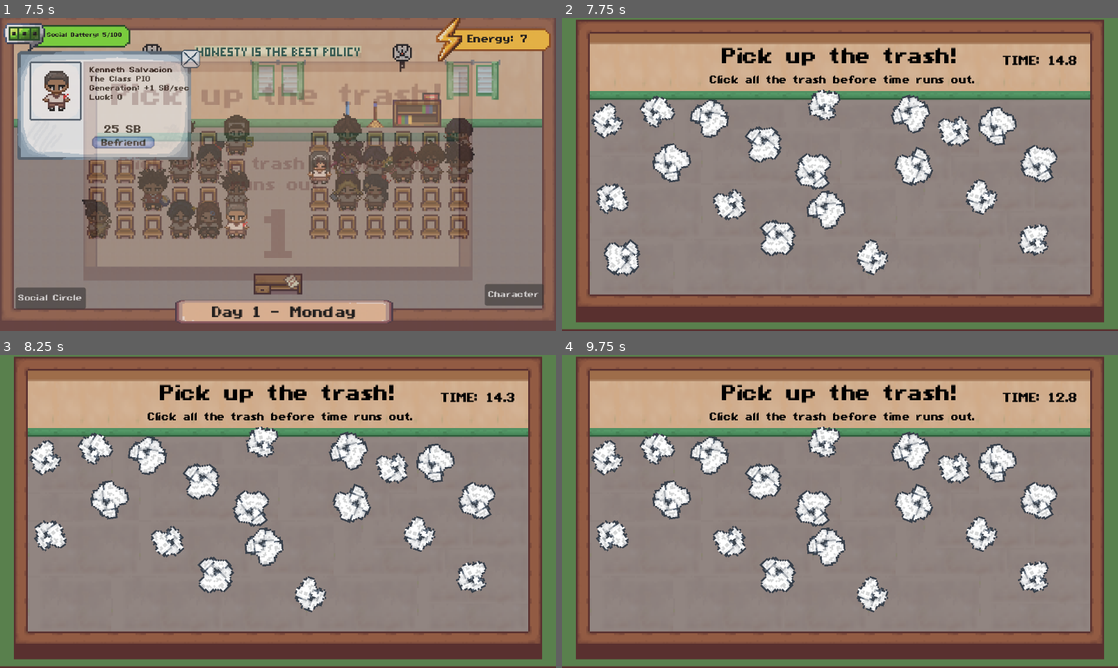
Above: before the commit, frames 1-4 (two rows, left to right).
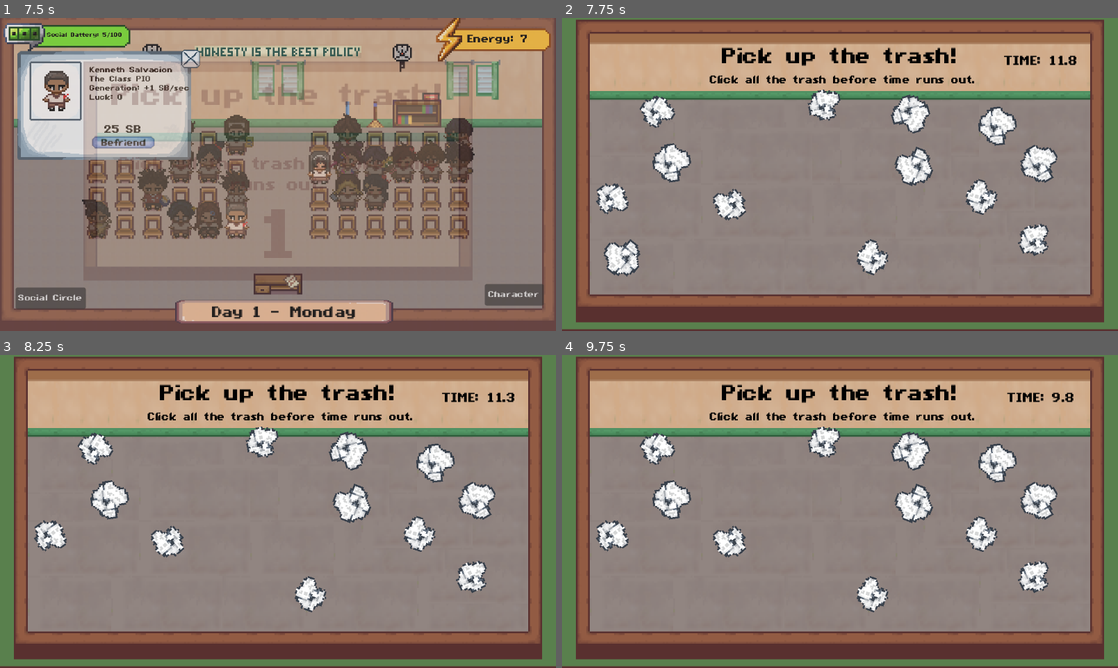
Above: after the commit, the same moments.

Repository: AzeOcram/checkpoint-gamejam
Game: Godot game, scene res://scenes/main/main.tscn
Two runs of this game, one before a commit and one after it. Both use one fixed random seed, a clock stepped at 60 frames per second and the inputs below.
Inputs (mouse positions are in pixels of both pictures, inside the frame that each line leads up to):
- Up to frame 1 (7.5 s): click (5, 74) at 0.52 s; tap Enter at 1.25, 7.25 s; move the mouse to (400, 158) at 1.27 s; press the mouse at (400, 158) at 1.28 s; tap Space at 2 s; move the mouse to (166, 190) at 2.02 s; release the mouse at (166, 190) at 2.03 s; hold S 2.03-2.78 s; click (166, 190) at 2.1 s; move the mouse to (333, 105) at 2.77 s; press the mouse at (333, 105) at 2.78 s; move the mouse to (250, 237) at 3.52 s; release the mouse at (250, 237) at 3.53 s; click (250, 237) at 3.6 s; click (122, 143) at 4.25 s; click "Social Circle" at 5 s; move the mouse to (444, 221) at 5.77 s; press the mouse at (444, 221) at 5.78 s; hold S from 5.78 s (still down); move the mouse to (111, 127) at 6.52 s; release the mouse at (111, 127) at 6.53 s; click (111, 127) at 6.6 s; move the mouse to (305, 174) at 7.27 s; press the mouse at (305, 174) at 7.28 s
- Up to frame 2 (7.75 s): keep holding S
- Up to frame 3 (8.25 s): release S at 8 s; release the mouse at (305, 511) at 8 s; click (61, 592) at 8.02 s
- Up to frame 4 (9.75 s): move the mouse to (756, 433) at 8.77 s; click (756, 433) at 8.85 s; move the mouse to (962, 495) at 9.52 s; press the mouse at (962, 495) at 9.53 s

Frame 1 is identical in both runs. In frame 2, 3.8% of the frame differs, in the area x 5-91%, y 12-77%; in frame 3, 3.8%; in frame 4, 3.9%, in the area x 5-93%, y 12-77%.

Commit message:
tune(qte): make easy tier less lenient

Diff:
--- a/scripts/qte/math_qte.gd
+++ b/scripts/qte/math_qte.gd
@@ -25,7 +25,7 @@
 
 func start(data: QTEData) -> void:
 	qte_data = data
-	time_remaining = pick(12.0, 8.0, 5.0)
+	time_remaining = pick(10.0, 8.0, 5.0)
 	is_finished = false
 	feedback_showing = false
 
--- a/scripts/qte/slice_qte.gd
+++ b/scripts/qte/slice_qte.gd
@@ -90,10 +90,10 @@
 func start(data: QTEData) -> void:
 	qte_data = data
 
-	time_remaining = pick(10.0, 7.0, 5.0)
-	path_tolerance = pick(40.0, 30.0, 20.0)
-	min_cut_time = pick(0.5, 0.8, 1.0)
-	max_cut_time = pick(4.0, 3.0, 2.5)
+	time_remaining = pick(8.0, 7.0, 5.0)
+	path_tolerance = pick(35.0, 30.0, 20.0)
+	min_cut_time = pick(0.6, 0.8, 1.0)
+	max_cut_time = pick(3.5, 3.0, 2.5)
 	is_finished = false
 
 	is_cutting = false
--- a/scripts/qte/timing_bar_qte.gd
+++ b/scripts/qte/timing_bar_qte.gd
@@ -28,7 +28,7 @@
 
 func start(data: QTEData) -> void:
 	qte_data = data
-	move_speed = pick(250.0, 325.0, 400.0)
+	move_speed = pick(300.0, 340.0, 400.0)
 	is_finished = false
 	feedback_showing = false
 
@@ -52,7 +52,7 @@
 
 		if base_zone_width == 0.0:
 			base_zone_width = success_zone.size.x
-		success_zone.size.x = base_zone_width * pick(1.5, 1.25, 1.0)
+		success_zone.size.x = base_zone_width * pick(1.35, 1.2, 1.0)
 
 		# Randomize the green zone's position inside the background bar
 		var max_x = background.size.x - success_zone.size.x
@@ -62,7 +62,7 @@
 	set_process(true)
 
 	super.start(data)
-	time_remaining = pick(10.0, 7.0, 5.0)
+	time_remaining = pick(8.0, 7.0, 5.0)
 
 
 func _update_qte(delta: float) -> void:
--- a/scripts/qte/trash_qte.gd
+++ b/scripts/qte/trash_qte.gd
@@ -30,7 +30,7 @@
 
 func start(data: QTEData) -> void:
 	super.start(data)
-	time_remaining = pick(15.0, 10.0, 5.0)
+	time_remaining = pick(12.0, 10.0, 5.0)
 
 	feedback_label.visible = false
 	title_label.text = qte_data.title
@@ -55,7 +55,7 @@
 	var item_size: Vector2 = TRASH_TEXTURE1.get_size() * TRASH_SCALE
 	var placed: Array[Rect2] = []
 
-	trash_left = pick(randi_range(15, 20), randi_range(10, 15), 10)
+	trash_left = pick(randi_range(12, 15), randi_range(10, 15), 10)
 
 	for i in trash_left:
 		var rect := Rect2(Vector2.ZERO, item_size)
--- a/scripts/qte/wax_qte.gd
+++ b/scripts/qte/wax_qte.gd
@@ -38,8 +38,8 @@
 	# Make the painting area match the floor map.
 	canvas.set_deferred("size", paint.size)
 
-	time_remaining = pick(15.0, 10.0, 7.0)
-	required_coverage = pick(0.5, 0.65, 0.8)
+	time_remaining = pick(12.0, 10.0, 7.0)
+	required_coverage = pick(0.6, 0.7, 0.8)
 	is_finished = false
 
 	is_painting = false
